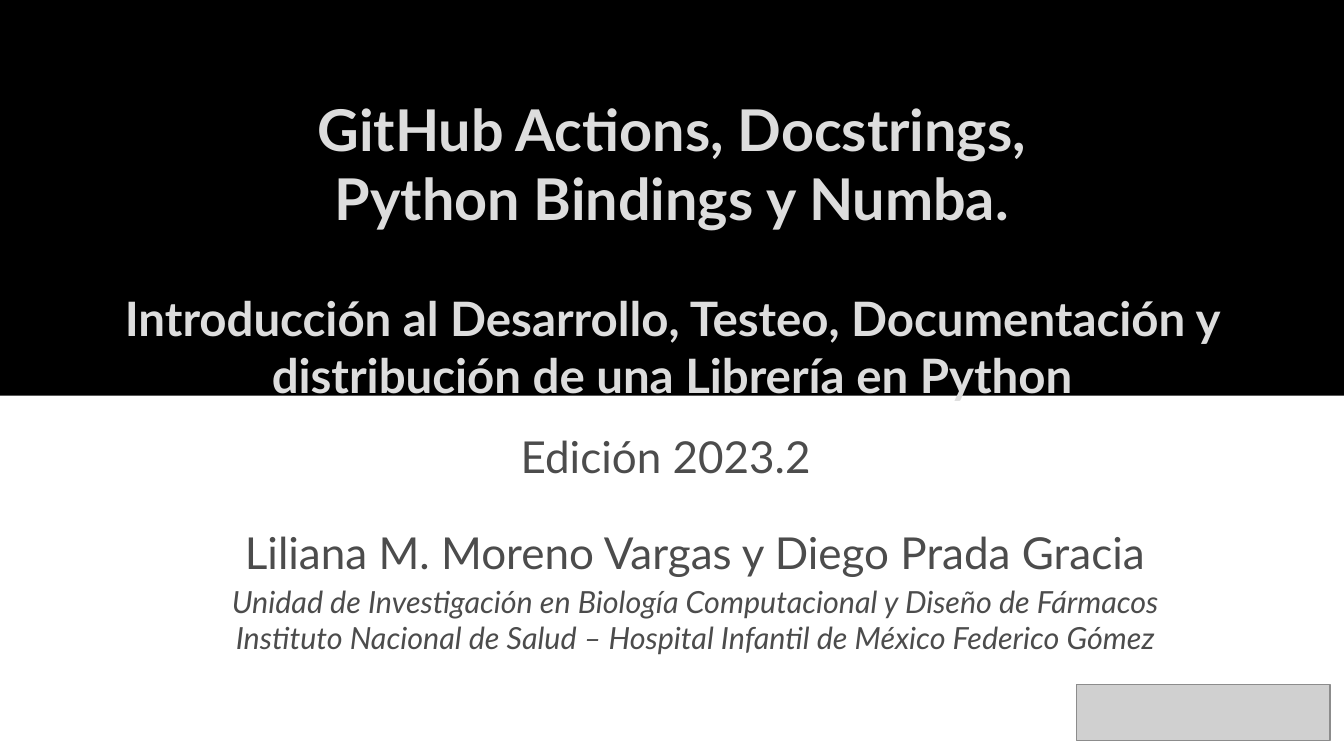
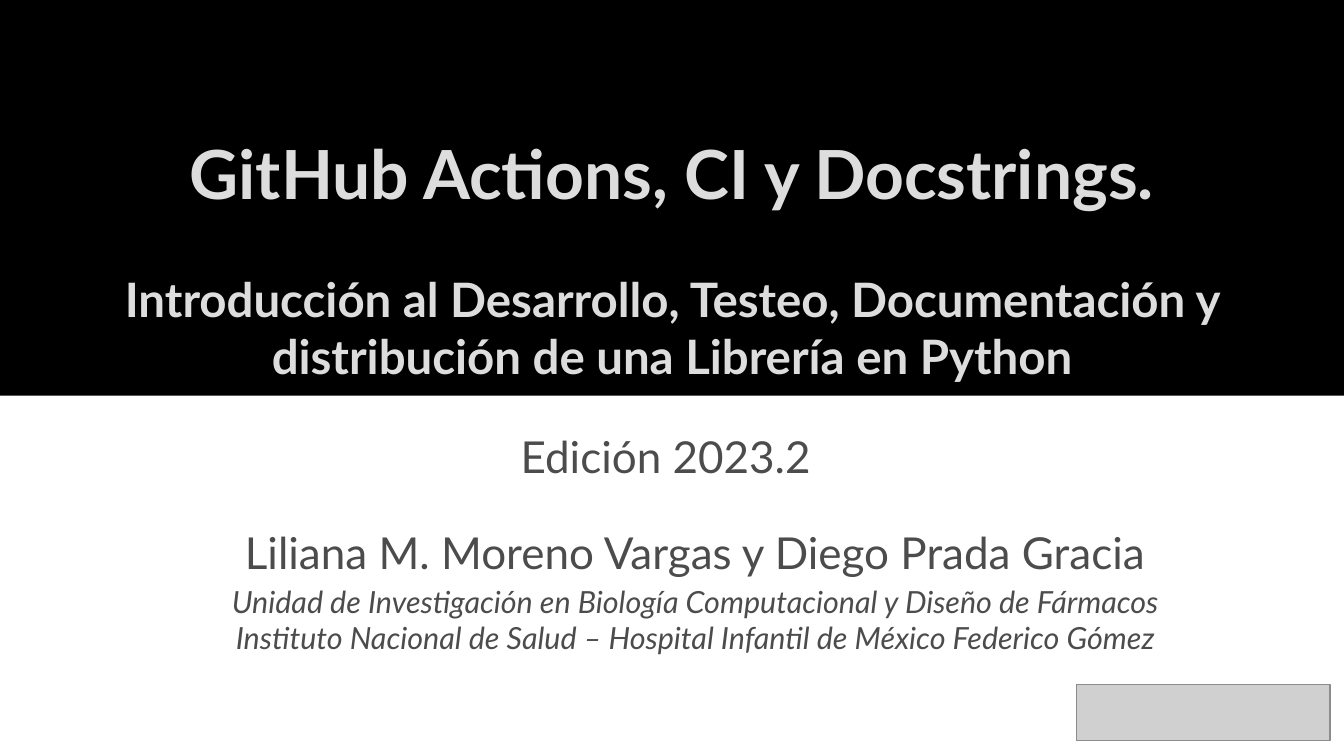
Before and after one commit to Marval96/Taller-Libreria-Python, a slide deck: slide 1 of semana_4/slides/slides.odp. Drawn at 1344x756 pixels with LibreOffice and Linux fonts; fonts in the diff are those of the drawing; grey boxes stand for pictures. Boxes give left, top, right and bottom in pixels: in the first picture for what was removed or moved away, otherwise in the second. Text is boxed around its words. In the diff, an @@ line names an element or a change of style, - is before the commit and + after.

Commit message:
Corrección en slides

```diff
--- a/semana_4/slides/slides.odp
+++ b/semana_4/slides/slides.odp
@@ text "GitHub Actions, CI y Docstrings.": place and size @@
-text "GitHub Actions, CI y Docstrings." at <box>125,108,1221,403</box>
+text "GitHub Actions, CI y Docstrings." at <box>125,148,1221,382</box>
@@ text at <box>190,148,1153,212</box>: text changed; size 34 to 40 pt @@
-GitHub Actions, Docstrings,
-Python Bindings y Numba.
+GitHub Actions, CI y Docstrings.
```
Also in this commit, not shown: 2 other files.
